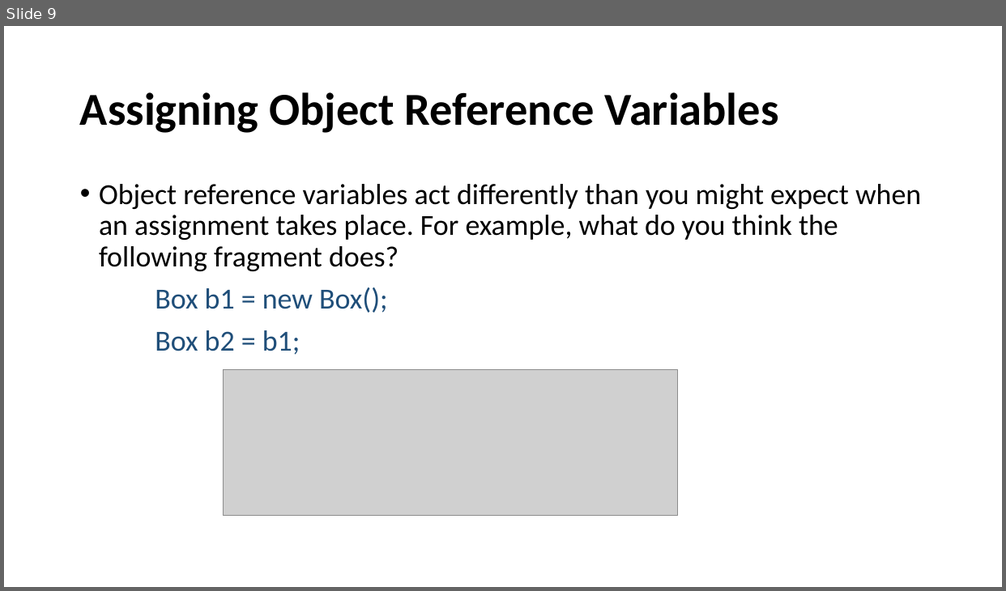
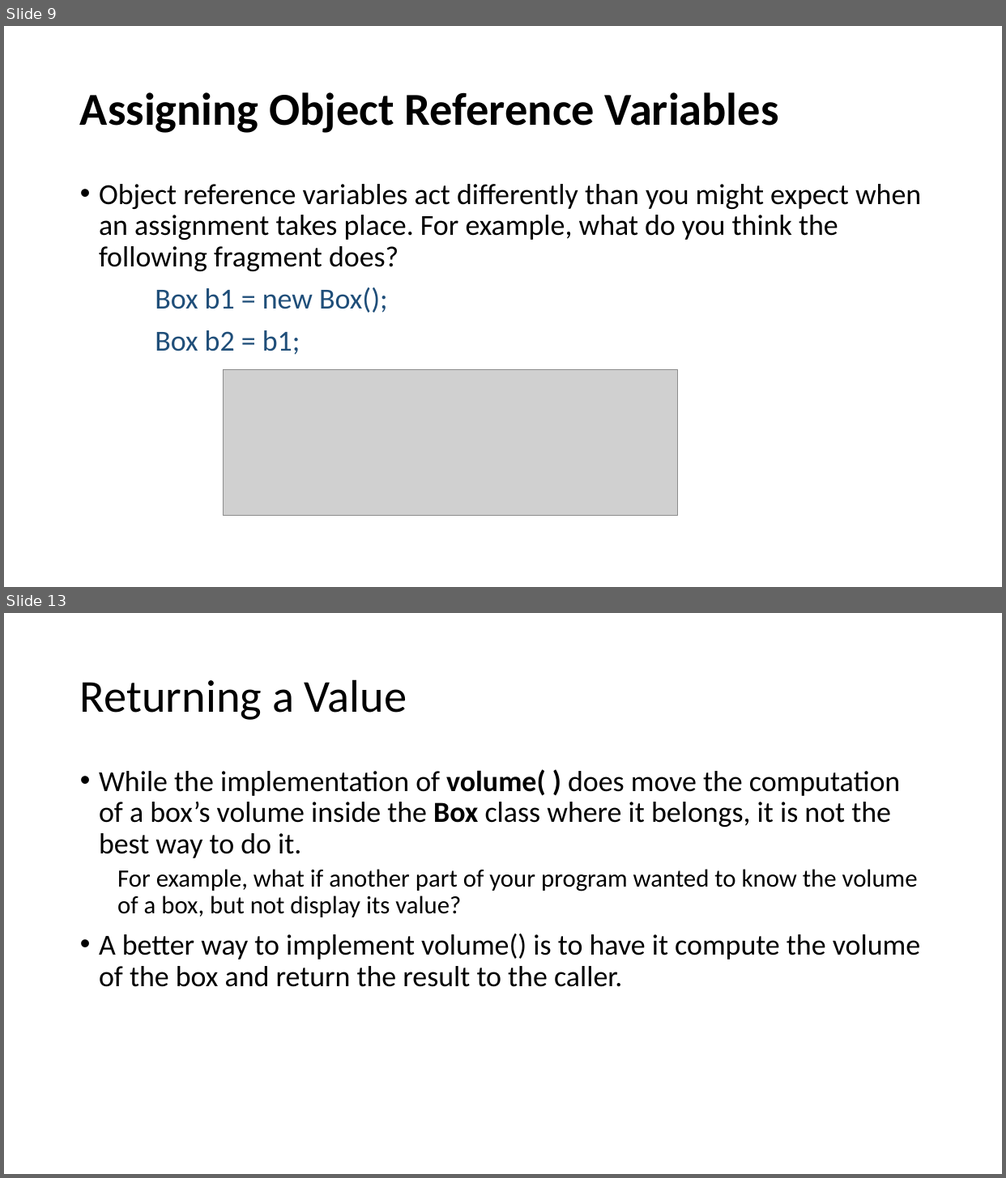
Before and after one commit to Praju-11/Java_Arctic, a slide deck: Class.pptx. Shown one above the other, each under a label of ours: slide 9 before the commit, slides 9 and 13 after it; the slides between them are not shown. The pictures are 1006x591 and 1006x1178 pixels, drawn with LibreOffice and Linux fonts; fonts in the diff are those of the drawing; grey boxes stand for pictures. Boxes give left, top, right and bottom in pixels: in the first picture for what was removed or moved away, otherwise in the second. Text is boxed around its words. In the diff, an @@ line names an element or a change of style, - is before the commit and + after.

```diff
--- a/Class.pptx
+++ b/Class.pptx
@@ slide 13 added at box(4, 613, 1002, 1174), background #FFFFFF @@
@@ title added at box(80, 679, 407, 720), 44 pt, text #000000 @@
+Returning a Value
@@ text added at box(99, 769, 920, 987), 28 pt, text #000000 @@
+• While the implementation of volume( ) does move the computation of a box’s volume inside the Box class where it belongs, it is not the best way to do it.
+  For example, what if another part of your program wanted to know the volume of a box, but not display its value?
+• A better way to implement volume() is to have it compute the volume of the box and return the result to the caller.
```
Also in this commit, not shown: 20 other slides added, 1 other file.
